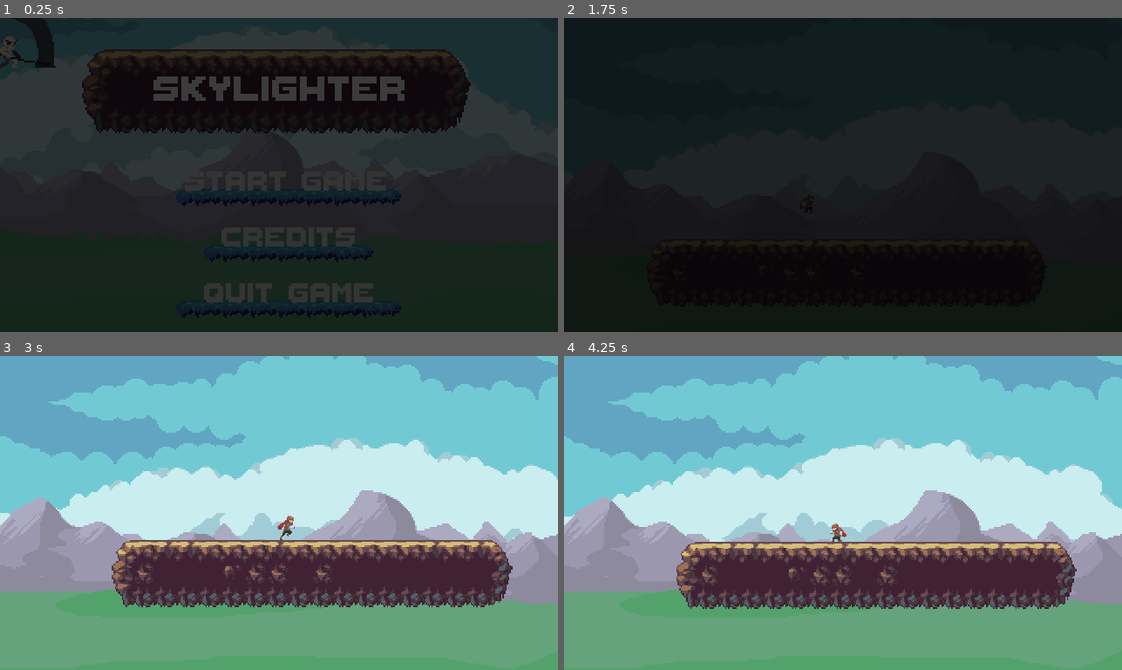
Above: before the commit, frames 1-4 (two rows, left to right).
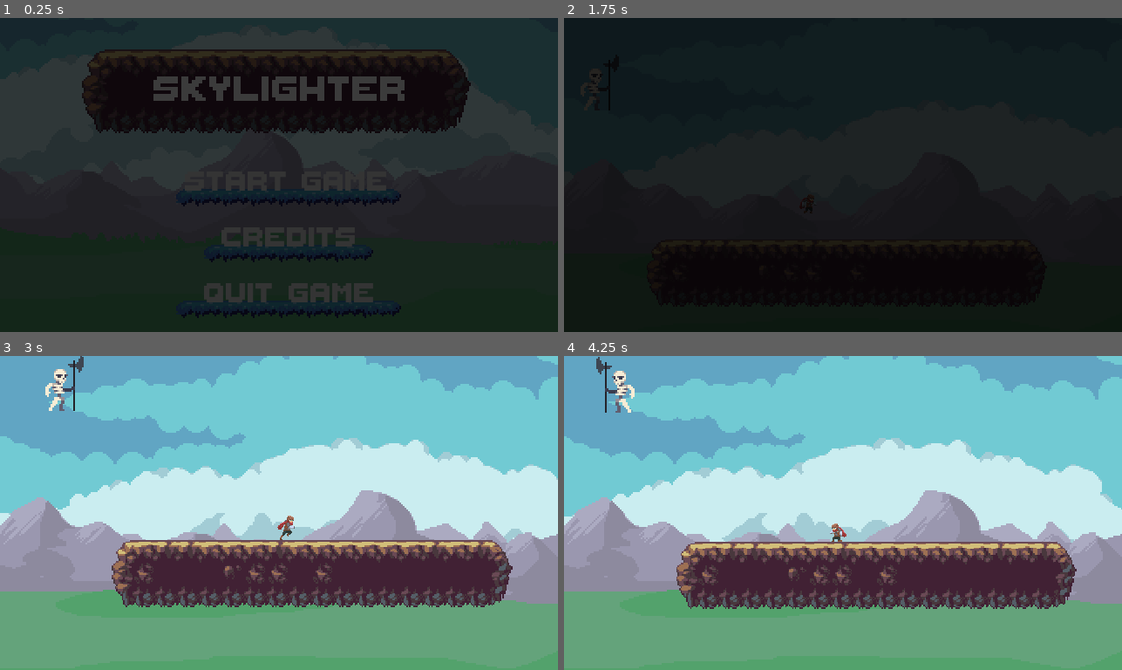
Above: after the commit, the same moments.

Repository: strangerthandev115/HackMT2024
Game: Godot game, scene res://scenes/SkeletonEnemy/SkeletonEnemy.tscn
Same seed, same stepped clock (60 frames per second), same inputs: the game is played once before the commit and once after it. This scene is started directly instead of the project's main scene.
Inputs:
- Up to frame 1 (0.25 s): no input
- Up to frame 2 (1.75 s): click "Start Game" at 0.5 s; click "Start Game" at 1.25 s
- Up to frame 3 (3 s): hold Down (crouch) 2.03-2.78 s; hold Right (right) from 2.03 s (still down); tap Space (jump) at 2.27 s; tap Down (crouch) at 2.85 s
- Up to frame 4 (4.25 s): tap Space (jump) at 3.02 s; release Right (right) at 3.53 s; hold Left (left) from 3.53 s (still down); hold Down (crouch) from 3.53 s (still down)

The runs differ from the first frame. In frame 1, 0.7% of the frame differs, in the area x 0-10%, y 0-16%; in frame 2, less than 0.1%; in frame 3, 0.4%; in frame 4, 0.4%.
Error before the commit: Parse Error: Expected ":" after "if" condition. (res://scenes/SkeletonEnemy/SkeletonEnemy.gd:116)

Commit message:
Darned area intersections

Diff:
--- a/scenes/SkeletonEnemy/SkeletonEnemy.gd
+++ b/scenes/SkeletonEnemy/SkeletonEnemy.gd
@@ -1,4 +1,4 @@
-extends Node2D
+extends CharacterBody2D
 var patrolSpeed = 20
 var chaseSpeed = 40
 var direction = 1
@@ -7,40 +7,48 @@
 var idle_countdown_initial = 20.0
 var idle_countdown: float
 var health = 3
-var aggro_radius = 200
+@onready var sprite = $AnimatedSprite2D
+@onready var anim = $AnimationPlayer
+# var aggro_radius = 200
 var player_in_aggro_radius = false
 var player_in_attack_attempt_radius = false
 var finishedAnimation = false
+# var harming_enabled = false
 
 # Called when the node enters the scene tree for the first time.
 func _ready():
 	idle_countdown = idle_countdown_initial
+	anim.play("Idle")
 
 # Updates sprite animation to the specified animation
 func set_animation(a):
 	finishedAnimation = false # Reset animation-finished flag whenever new animation starts
-	$SkeletonBody/AnimatedSprite2D.animation = a
+	# $AnimatedSprite2D.animation = a
+	anim.play(a)
 
 func attack_attempt_check():
 	return player_in_attack_attempt_radius
 
 # Detect if a patrolling skeleton has reached a wall or ledge
 func stopping_point():
-	if !$LedgeDetector.is_colliding() or $WallDetector.is_colliding():
+	if !$LedgeDetector.is_colliding(): # or $WallDetector.is_colliding():
 		return true
 	return false
 
 # Turns skeleton in opposite direction; used when patrolling
 func flip_character():
 	direction *= -1
-	$SkeletonBody/AnimatedSprite2D.flip_h = !$SkeletonBody.AnimatedSprite2D.flip_h
+	$LedgeDetector.position.x *= -1
+	sprite.offset.x *= -1
+	sprite.flip_h = !sprite.flip_h
 
 # Sets Skeleton sprite to face a specified direction; used when chasing
 func set_sprite_facing(posneg):
+	direction *= -1
 	if posneg > 0:
-		$SkeletonBody/AnimatedSprite2D.flip_h = false
+		sprite.flip_h = false
 	else:
-		$SkeletonBody/AnimatedSprite2D.flip_h = true
+		sprite.flip_h = true
 
 func patrol_behavior(delta):
 	if player_in_aggro_radius:
@@ -54,12 +62,12 @@
 		else:
 			idle_countdown = idle_countdown_initial
 			substate = 'walk'
-			set_animation(&"Walk")
+			set_animation("Walk")
 	elif substate == 'walk':
 		if stopping_point():
 			flip_character()
 			substate = 'idle'
-			set_animation(&"Idle")
+			set_animation("Idle")
 
 func physics_patrol_behavior(delta):
 	if substate == 'walk' and not stopping_point():
@@ -80,12 +88,12 @@
 	if substate == 'hit':
 		if finishedAnimation:
 			substate = 'chase'
-			set_animation(&"Walk")
+			set_animation("Walk")
 
 	if substate == 'reacting':
 		if finishedAnimation:
 			substate = 'chase'
-			set_animation(&"Walk")
+			set_animation("Walk")
 
 	if attack_attempt_check() and substate != 'attacking':
 		substate = 'attacking'
@@ -95,7 +103,7 @@
 			# TODO: enable hurt box
 			# TODO: disable hurt box
 			substate = 'chase'
-			set_animation(&"Walk")
+			set_animation("Walk")
 
 	if substate == 'chase':
 		set_sprite_facing(relative_player_direction)
@@ -113,7 +121,7 @@
 	return 1
 
 func physics_aggro_behavior(delta):
-	if substate == 'chase' # and not barrier_collision():
+	if substate == 'chase': # and not barrier_collision():
 		position += delta * chaseSpeed * relative_player_direction() * Vector2(1, 0)
 		pass
 
@@ -131,6 +139,8 @@
 		die_behavior()
 
 func _physics_process(delta):
+	$Hurtbox2.angular_damp_space_override = $Hurtbox2.angular_damp_space_override
+	move_and_slide()
 	if state == 'patrol':
 		physics_patrol_behavior(delta)
 	elif state == 'aggro':
@@ -154,3 +164,10 @@
 func _on_attack_attempt_radius_body_exited(body):
 	if body.name == 'player':
 		player_in_attack_attempt_radius = false
+
+
+
+
+func _on_hurtbox_2_body_entered(body):
+	if body.has_method("die"):
+		body.die()
--- a/scenes/SkeletonEnemy/SkeletonEnemy.tscn
+++ b/scenes/SkeletonEnemy/SkeletonEnemy.tscn
@@ -524,13 +524,21 @@
 "speed": 12.0
 }]
 
+[sub_resource type="CapsuleShape2D" id="CapsuleShape2D_f4cs2"]
+radius = 3.33524
+height = 28.0
+
+[sub_resource type="CapsuleShape2D" id="CapsuleShape2D_fg5il"]
+radius = 7.12411
+height = 27.2727
+
 [sub_resource type="Animation" id="Animation_udq1f"]
 length = 1.5
 loop_mode = 1
 tracks/0/type = "value"
 tracks/0/imported = false
 tracks/0/enabled = true
-tracks/0/path = NodePath("AnimatedSprite2D:frame")
+tracks/0/path = NodePath("../AnimatedSprite2D:frame")
 tracks/0/interp = 1
 tracks/0/loop_wrap = true
 tracks/0/keys = {
@@ -542,7 +550,7 @@
 tracks/1/type = "value"
 tracks/1/imported = false
 tracks/1/enabled = true
-tracks/1/path = NodePath("AnimatedSprite2D:animation")
+tracks/1/path = NodePath("../AnimatedSprite2D:animation")
 tracks/1/interp = 1
 tracks/1/loop_wrap = true
 tracks/1/keys = {
@@ -554,7 +562,7 @@
 tracks/2/type = "value"
 tracks/2/imported = false
 tracks/2/enabled = true
-tracks/2/path = NodePath("AnimatedSprite2D:offset")
+tracks/2/path = NodePath("../AnimatedSprite2D:offset")
 tracks/2/interp = 1
 tracks/2/loop_wrap = true
 tracks/2/keys = {
@@ -570,7 +578,7 @@
 tracks/0/type = "value"
 tracks/0/imported = false
 tracks/0/enabled = true
-tracks/0/path = NodePath("AnimatedSprite2D:frame")
+tracks/0/path = NodePath("../AnimatedSprite2D:frame")
 tracks/0/interp = 1
 tracks/0/loop_wrap = true
 tracks/0/keys = {
@@ -582,7 +590,7 @@
 tracks/1/type = "value"
 tracks/1/imported = false
 tracks/1/enabled = true
-tracks/1/path = NodePath("AnimatedSprite2D:animation")
+tracks/1/path = NodePath("../AnimatedSprite2D:animation")
 tracks/1/interp = 1
 tracks/1/loop_wrap = true
 tracks/1/keys = {
@@ -594,7 +602,7 @@
 tracks/2/type = "value"
 tracks/2/imported = false
 tracks/2/enabled = true
-tracks/2/path = NodePath("AnimatedSprite2D:offset")
+tracks/2/path = NodePath("../AnimatedSprite2D:offset")
 tracks/2/interp = 1
 tracks/2/loop_wrap = true
 tracks/2/keys = {
@@ -610,7 +618,7 @@
 tracks/0/type = "value"
 tracks/0/imported = false
 tracks/0/enabled = true
-tracks/0/path = NodePath("AnimatedSprite2D:frame")
+tracks/0/path = NodePath("../AnimatedSprite2D:frame")
 tracks/0/interp = 1
 tracks/0/loop_wrap = true
 tracks/0/keys = {
@@ -622,7 +630,7 @@
 tracks/1/type = "value"
 tracks/1/imported = false
 tracks/1/enabled = true
-tracks/1/path = NodePath("AnimatedSprite2D:animation")
+tracks/1/path = NodePath("../AnimatedSprite2D:animation")
 tracks/1/interp = 1
 tracks/1/loop_wrap = true
 tracks/1/keys = {
@@ -634,7 +642,7 @@
 tracks/2/type = "value"
 tracks/2/imported = false
 tracks/2/enabled = true
-tracks/2/path = NodePath("AnimatedSprite2D:offset")
+tracks/2/path = NodePath("../AnimatedSprite2D:offset")
 tracks/2/interp = 1
 tracks/2/loop_wrap = true
 tracks/2/keys = {
@@ -650,7 +658,7 @@
 tracks/0/type = "value"
 tracks/0/imported = false
 tracks/0/enabled = true
-tracks/0/path = NodePath("AnimatedSprite2D:frame")
+tracks/0/path = NodePath("../AnimatedSprite2D:frame")
 tracks/0/interp = 1
 tracks/0/loop_wrap = true
 tracks/0/keys = {
@@ -662,7 +670,7 @@
 tracks/1/type = "value"
 tracks/1/imported = false
 tracks/1/enabled = true
-tracks/1/path = NodePath("AnimatedSprite2D:animation")
+tracks/1/path = NodePath("../AnimatedSprite2D:animation")
 tracks/1/interp = 1
 tracks/1/loop_wrap = true
 tracks/1/keys = {
@@ -674,7 +682,7 @@
 tracks/2/type = "value"
 tracks/2/imported = false
 tracks/2/enabled = true
-tracks/2/path = NodePath("AnimatedSprite2D:offset")
+tracks/2/path = NodePath("../AnimatedSprite2D:offset")
 tracks/2/interp = 1
 tracks/2/loop_wrap = true
 tracks/2/keys = {
@@ -682,6 +690,21 @@
 "transitions": PackedFloat32Array(1),
 "update": 1,
 "values": [Vector2(5, -16)]
+}
+
+[sub_resource type="Animation" id="Animation_nsaqs"]
+length = 0.001
+tracks/0/type = "value"
+tracks/0/imported = false
+tracks/0/enabled = true
+tracks/0/path = NodePath("../AnimatedSprite2D:offset")
+tracks/0/interp = 1
+tracks/0/loop_wrap = true
+tracks/0/keys = {
+"times": PackedFloat32Array(0),
+"transitions": PackedFloat32Array(1),
+"update": 0,
+"values": [Vector2(10.5, -18.5)]
 }
 
 [sub_resource type="Animation" id="Animation_u4m6k"]
@@ -690,7 +713,7 @@
 tracks/0/type = "value"
 tracks/0/imported = false
 tracks/0/enabled = true
-tracks/0/path = NodePath("AnimatedSprite2D:frame")
+tracks/0/path = NodePath("../AnimatedSprite2D:frame")
 tracks/0/interp = 1
 tracks/0/loop_wrap = true
 tracks/0/keys = {
@@ -702,7 +725,7 @@
 tracks/1/type = "value"
 tracks/1/imported = false
 tracks/1/enabled = true
-tracks/1/path = NodePath("AnimatedSprite2D:animation")
+tracks/1/path = NodePath("../AnimatedSprite2D:animation")
 tracks/1/interp = 1
 tracks/1/loop_wrap = true
 tracks/1/keys = {
@@ -714,7 +737,7 @@
 tracks/2/type = "value"
 tracks/2/imported = false
 tracks/2/enabled = true
-tracks/2/path = NodePath("AnimatedSprite2D:offset")
+tracks/2/path = NodePath("../AnimatedSprite2D:offset")
 tracks/2/interp = 1
 tracks/2/loop_wrap = true
 tracks/2/keys = {
@@ -730,7 +753,7 @@
 tracks/0/type = "value"
 tracks/0/imported = false
 tracks/0/enabled = true
-tracks/0/path = NodePath("AnimatedSprite2D:frame")
+tracks/0/path = NodePath("../AnimatedSprite2D:frame")
 tracks/0/interp = 1
 tracks/0/loop_wrap = true
 tracks/0/keys = {
@@ -742,7 +765,7 @@
 tracks/1/type = "value"
 tracks/1/imported = false
 tracks/1/enabled = true
-tracks/1/path = NodePath("AnimatedSprite2D:animation")
+tracks/1/path = NodePath("../AnimatedSprite2D:animation")
 tracks/1/interp = 1
 tracks/1/loop_wrap = true
 tracks/1/keys = {
@@ -754,7 +777,7 @@
 tracks/2/type = "value"
 tracks/2/imported = false
 tracks/2/enabled = true
-tracks/2/path = NodePath("AnimatedSprite2D:offset")
+tracks/2/path = NodePath("../AnimatedSprite2D:offset")
 tracks/2/interp = 1
 tracks/2/loop_wrap = true
 tracks/2/keys = {
@@ -762,21 +785,6 @@
 "transitions": PackedFloat32Array(1),
 "update": 1,
 "values": [Vector2(4, -16.5)]
-}
-
-[sub_resource type="Animation" id="Animation_nsaqs"]
-length = 0.001
-tracks/0/type = "value"
-tracks/0/imported = false
-tracks/0/enabled = true
-tracks/0/path = NodePath("AnimatedSprite2D:offset")
-tracks/0/interp = 1
-tracks/0/loop_wrap = true
-tracks/0/keys = {
-"times": PackedFloat32Array(0),
-"transitions": PackedFloat32Array(1),
-"update": 0,
-"values": [Vector2(10.5, -18.5)]
 }
 
 [sub_resource type="AnimationLibrary" id="AnimationLibrary_unkpu"]
@@ -790,38 +798,42 @@
 "Walk": SubResource("Animation_22bdt")
 }
 
-[sub_resource type="CapsuleShape2D" id="CapsuleShape2D_f4cs2"]
-radius = 9.0
-height = 28.0
-
 [sub_resource type="CircleShape2D" id="CircleShape2D_xgf20"]
 radius = 66.0681
 
 [sub_resource type="RectangleShape2D" id="RectangleShape2D_jlfqa"]
 size = Vector2(37.7951, 27.2119)
 
-[node name="SkeletonEnemy" type="Node2D"]
+[sub_resource type="RectangleShape2D" id="RectangleShape2D_6j4du"]
+size = Vector2(30.7479, 35.3259)
+
+[node name="SkeletonEnemy" type="CharacterBody2D"]
+process_mode = 1
 script = ExtResource("1_vg3qn")
 
-[node name="SkeletonBody" type="RigidBody2D" parent="."]
-collision_mask = 0
-
-[node name="AnimatedSprite2D" type="AnimatedSprite2D" parent="SkeletonBody"]
+[node name="AnimatedSprite2D" type="AnimatedSprite2D" parent="."]
 sprite_frames = SubResource("SpriteFrames_s4w0l")
-animation = &"Attack"
-frame = 7
-offset = Vector2(10.5, -18.5)
-
-[node name="AnimationPlayer" type="AnimationPlayer" parent="SkeletonBody"]
+animation = &"Idle"
+offset = Vector2(5, -16)
+
+[node name="CollisionShape2D" type="CollisionShape2D" parent="."]
+position = Vector2(0, -14)
+shape = SubResource("CapsuleShape2D_f4cs2")
+
+[node name="Hurtbox2" type="Area2D" parent="."]
+
+[node name="CollisionShape2D" type="CollisionShape2D" parent="Hurtbox2"]
+position = Vector2(0, -14)
+shape = SubResource("CapsuleShape2D_fg5il")
+
+[node name="AnimationPlayer" type="AnimationPlayer" parent="."]
+root_node = NodePath("")
 libraries = {
 "": SubResource("AnimationLibrary_unkpu")
 }
-
-[node name="CollisionShape2D" type="CollisionShape2D" parent="SkeletonBody"]
-position = Vector2(0, -14)
-shape = SubResource("CapsuleShape2D_f4cs2")
-
-[node name="VisibleOnScreenNotifier2D" type="VisibleOnScreenNotifier2D" parent="SkeletonBody"]
+autoplay = "Idle"
+
+[node name="VisibleOnScreenNotifier2D" type="VisibleOnScreenNotifier2D" parent="."]
 visible = false
 position = Vector2(-11, 4)
 
@@ -834,19 +846,29 @@
 
 [node name="LedgeDetector" type="RayCast2D" parent="."]
 position = Vector2(13, 0)
-target_position = Vector2(0.132881, 15.5289)
+scale = Vector2(0.995488, 1.00417)
+target_position = Vector2(0, 15.529)
 
 [node name="WallDetector" type="RayCast2D" parent="."]
 position = Vector2(0, -13)
-target_position = Vector2(17.1187, -0.129753)
+target_position = Vector2(30, 0.315)
 
 [node name="AttackAttemptRadius" type="Area2D" parent="."]
+visible = false
 
 [node name="RadiusShape" type="CollisionShape2D" parent="AttackAttemptRadius"]
 position = Vector2(19.0045, -14.2823)
 shape = SubResource("RectangleShape2D_jlfqa")
 
-[connection signal="animation_finished" from="SkeletonBody/AnimatedSprite2D" to="." method="_on_animated_sprite_2d_animation_finished"]
+[node name="Hurtbox" type="Area2D" parent="."]
+visible = false
+
+[node name="HurtboxShape" type="CollisionShape2D" parent="Hurtbox"]
+position = Vector2(15.5524, -17.7699)
+shape = SubResource("RectangleShape2D_6j4du")
+
+[connection signal="animation_finished" from="AnimatedSprite2D" to="." method="_on_animated_sprite_2d_animation_finished"]
+[connection signal="body_entered" from="Hurtbox2" to="." method="_on_hurtbox_2_body_entered"]
 [connection signal="body_entered" from="DetectionRadius" to="." method="_on_detection_radius_body_entered"]
 [connection signal="body_entered" from="AttackAttemptRadius" to="." method="_on_attack_attempt_radius_body_entered"]
 [connection signal="body_exited" from="AttackAttemptRadius" to="." method="_on_attack_attempt_radius_body_exited"]
Not shown: 1 places in scenes/SkeletonEnemy/SkeletonEnemy.tscn that only renumber resources
